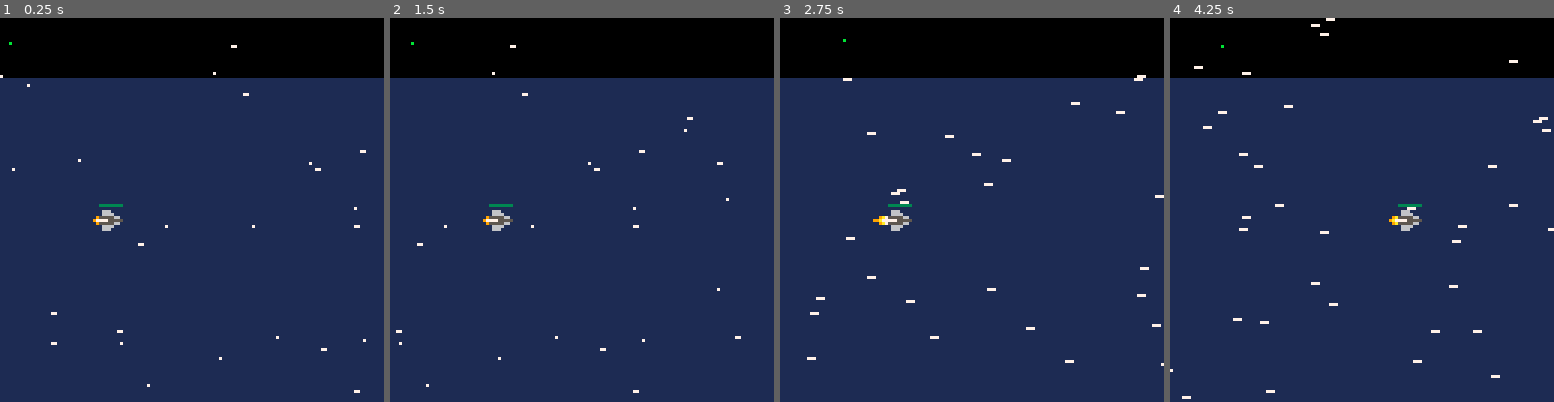
Above: before the commit, frames 1-4 (left to right).
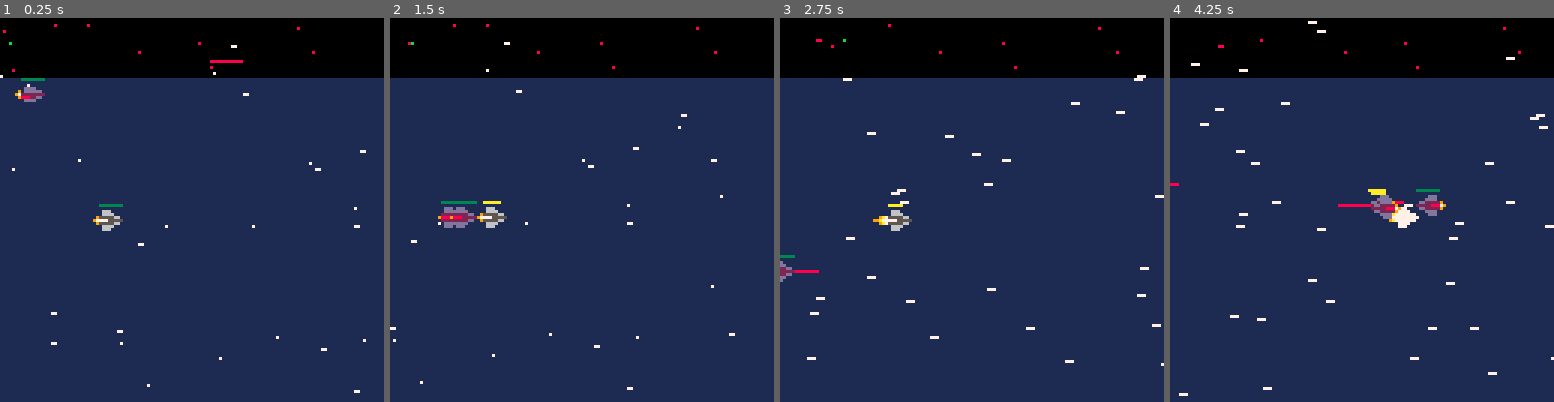
Above: after the commit, the same moments.

Repository: jondkoon/defender
Game: PICO-8 cartridge defender.p8
Two runs of this game, one before a commit and one after it. Both use one fixed random seed, a clock stepped at 60 frames per second and the inputs below.
Inputs:
- Up to frame 1 (0.25 s): no input
- Up to frame 2 (1.5 s): tap O (Z key) at 0.7 s
- Up to frame 3 (2.75 s): hold Right 1.6-2.1 s; tap O (Z key) at 1.7, 2.1, 2.5 s; hold Up 2.15-2.42 s; hold Right from 2.47 s (still down)
- Up to frame 4 (4.25 s): tap O (Z key) every 0.4 s from 2.9 to 4.1 s; release Right at 3.03 s; hold Left 3.08-3.58 s; hold Down 3.63-3.97 s; hold Right from 4.02 s (still down)

The runs differ from the first frame. In frame 1, 0.4% of the frame differs, in the area x 0-83%, y 1-22%; in frame 2, 1.3%; in frame 3, 0.3%; in frame 4, 2.4%, in the area x 0-100%, y 0-100%.

Commit message:
remove scene global

Diff:
--- a/defender.p8
+++ b/defender.p8
@@ -7,11 +7,6 @@
 
 screen_height = 128
 half_screen_height = screen_height / 2
-
-scene = {
-	height = screen_height + half_screen_height,
-	width = screen_width * 10
-}
 
 objects = {}
 
@@ -56,6 +51,7 @@
 		y = options.y,
 		width = 8,
 		height = 7,
+		scene = options.scene,
 		max_hp = options.hp,
 		max_dx = options.max_dx,
 		max_dy = 3,
@@ -126,9 +122,9 @@
 			self.y += self.dy
 			self.x += self.dx
 
-			if (self.y > scene.height - self.height) then
+			if (self.y > self.scene.height - self.height) then
 				self.dy = max(-3, self.dy * -1)
-				self.y = scene.height - self.height
+				self.y = self.scene.height - self.height
 			elseif (self.y < 0) then
 				self.dy = min(3, self.dy * -1)
 				self.y = 0
@@ -218,41 +214,46 @@
 	return ship
 end
 
-player_ship = make_ship({
-	x = 0,
-	y = 0,
-	dx = 0.5,
-	max_dx = 2,
-	hp = 20,
-	shot_color = 10,
-	indicator_color = 11,
-	is_player_ship = true,
-	control = function(self)
-		if(btn(⬆️)) then
-			self:go_up()
-		elseif(btn(⬇️)) then
-			self:go_down()
-		else
-			self:decel_y()
-		end
-
-		if (btn(➡️)) then
-			self:go_right()
-		elseif (btn(⬅️)) then
-			self:go_left()
-		end
-
-		if (btn(🅾️)) then
-			self:fire()
-		end
-	end
-})
-player_ship.y = (scene.height / 2) - player_ship.height
-
-function make_bad_ship(player_ship)
+function make_player_ship(scene)
+	local player_ship = make_ship({
+		x = 0,
+		y = 0,
+		scene = scene,
+		dx = 0.5,
+		max_dx = 2,
+		hp = 20,
+		shot_color = 10,
+		indicator_color = 11,
+		is_player_ship = true,
+		control = function(self)
+			if(btn(⬆️)) then
+				self:go_up()
+			elseif(btn(⬇️)) then
+				self:go_down()
+			else
+				self:decel_y()
+			end
+
+			if (btn(➡️)) then
+				self:go_right()
+			elseif (btn(⬅️)) then
+				self:go_left()
+			end
+
+			if (btn(🅾️)) then
+				self:fire()
+			end
+		end
+	})
+	player_ship.y = (scene.height / 2) - player_ship.height
+	return player_ship
+end
+
+function make_bad_ship(player_ship, scene)
 	local bad_ship = make_ship({
 		x = rnd(scene.width),
 		y = rnd(scene.height),
+		scene = scene,
 		dx = 0.5,
 		max_dx = 1,
 		hp = 3,
@@ -327,7 +328,7 @@
 	end
 end
 
-function add_stars()
+function add_stars(track, scene)
 	local choose_y = function()
 		return rnd(scene.height)
 	end
@@ -347,7 +348,7 @@
 					self.x = x_start - rnd(half_screen_width)
 					self.y = choose_y()
 				end
-				self.width = min(2, player_ship.dx)
+				self.width = min(2, track.dx)
 			end,
 			draw = function(self)
 				line(self.x, self.y, self.x + self.width, self.y, 7)
@@ -409,7 +410,13 @@
 	y = 0,
 	dx = 0,
 	dy = 0,
-	max_x = scene.width - screen_width,
+	max_x = screen_width,
+	max_y = 0,
+	set_scene = function(self, scene)
+		self.scene = scene
+		self.max_x = scene.width - screen_width
+		self.max_y = scene.height - screen_height
+	end,
 	shake_counter = 0,
 	shake = function(self)
 		self.shake_counter = 10
@@ -477,8 +484,8 @@
 
 		if (self.y < 0) then
 			self.y = 0
-		elseif(self.y > scene.height - screen_height) then
-			self.y = scene.height - screen_height
+		elseif(self.y > self.max_y) then
+			self.y = self.max_y
 		end
 
 		self:update_screen_wrap()
@@ -491,22 +498,25 @@
 	end
 }
 
-mini_map_width = 128
-local mini_map = {
-	x = 0,
-	y = 0,
-	width = mini_map_width,
-	height = (mini_map_width * scene.height) / scene.width,
-	draw = function(self)
-		rectfill(self.x, self.y, self.x + self.width, self.y + self.height, 0)
-
-		for ship in all(ships) do
-			local ship_x = ship.x * (self.width / scene.width)
-			local ship_y = ship.y * (self.height / scene.height)
-			pset(self.x + ship_x, self.y + ship_y, ship.indicator_color)
-		end
-	end
-}
+function make_mini_map(scene)
+	local mini_map_width = 128
+	local mini_map = {
+		x = 0,
+		y = 0,
+		width = mini_map_width,
+		height = (mini_map_width * scene.height) / scene.width,
+		draw = function(self)
+			rectfill(self.x, self.y, self.x + self.width, self.y + self.height, 0)
+
+			for ship in all(ships) do
+				local ship_x = ship.x * (self.width / scene.width)
+				local ship_y = ship.y * (self.height / scene.height)
+				pset(self.x + ship_x, self.y + ship_y, ship.indicator_color)
+			end
+		end
+	}
+	return mini_map
+end
 
 local title = {
 	x = 18,
@@ -519,13 +529,18 @@
 }
 
 game_scene = {
+	height = screen_height + half_screen_height,
+	width = screen_width * 10,
 	init = function(self)
+		cam:set_scene(self)
+		local player_ship = make_player_ship(self)
+		self.mini_map = make_mini_map(self)
 		local x_offset = flr(screen_width / 4)
 		player_ship.x = x_offset
 		cam:follow(player_ship, x_offset)
-		add_stars()
+		add_stars(player_ship, self)
 		for i = 0, 8 do
-			-- make_bad_ship(player_ship)
+			make_bad_ship(player_ship, self)
 		end
 	end,
 	update = function(self)
@@ -537,8 +552,8 @@
 	end,
 	draw = function(self)
 		cls(1)
-		camera()
-		mini_map:draw()
+		camera() -- reset camera to draw the mini map in a fixed position
+		self.mini_map:draw()
 		cam:set()
 		for object in all(objects) do
 			object:draw()
